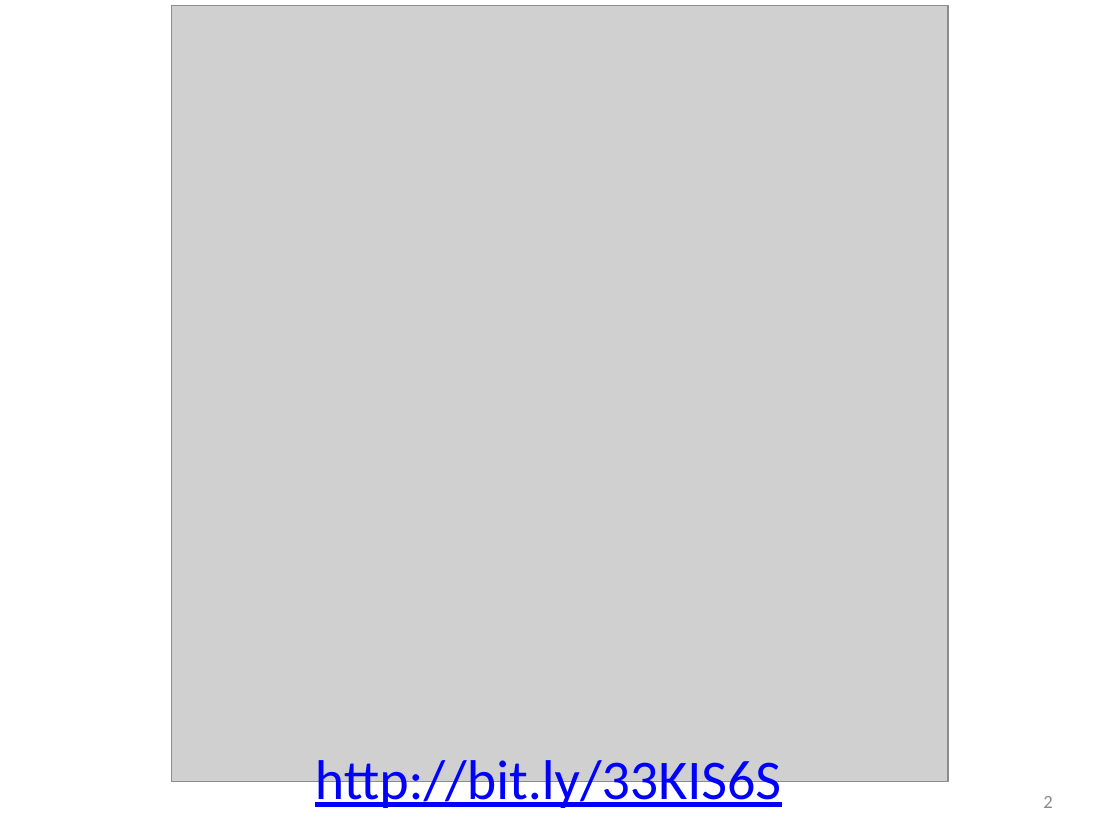
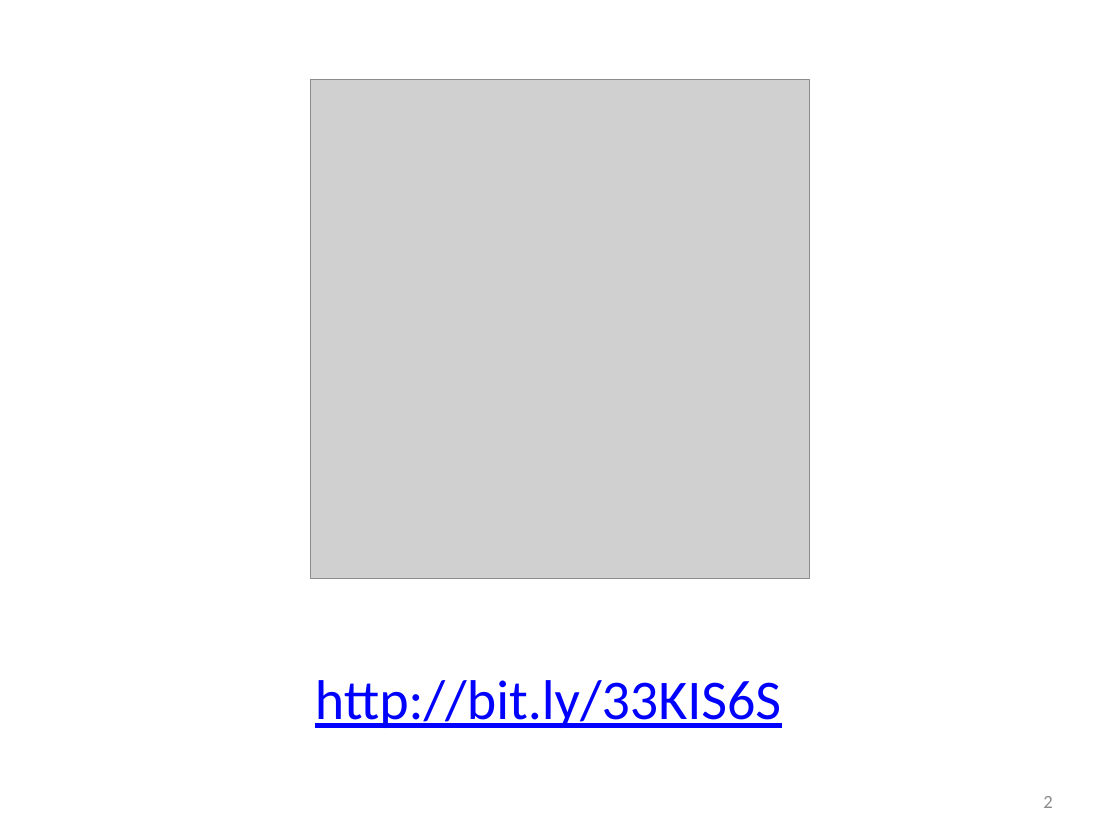
Before and after one commit to gjbex/Version-control-with-git, a slide deck: slide 2 of version_control_git.pptx. Drawn at 1120x840 pixels with LibreOffice and Linux fonts; fonts in the diff are those of the drawing; grey boxes stand for pictures. Boxes give left, top, right and bottom in pixels: in the first picture for what was removed or moved away, otherwise in the second. Text is boxed around its words. In the diff, an @@ line names an element or a change of style, - is before the commit and + after.

Commit message:
Resize QR code

```diff
--- a/version_control_git.pptx
+++ b/version_control_git.pptx
@@ picture: place and size @@
-picture at [172,6,949,782]
+picture at [310,80,809,578]
@@ text "http://bit.ly/33KIS6S" rewrapped from [315,752,781,812] to [315,680,781,728] @@
```
